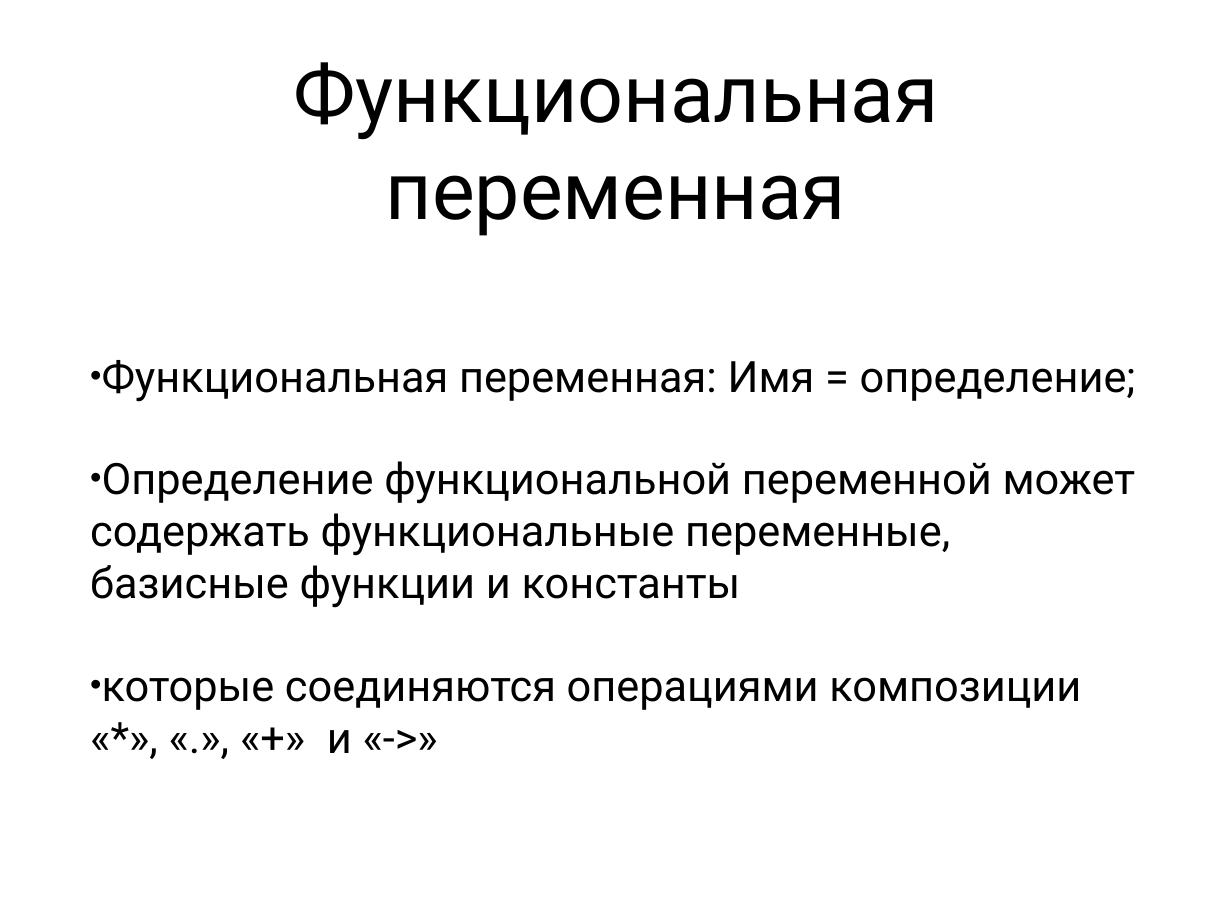
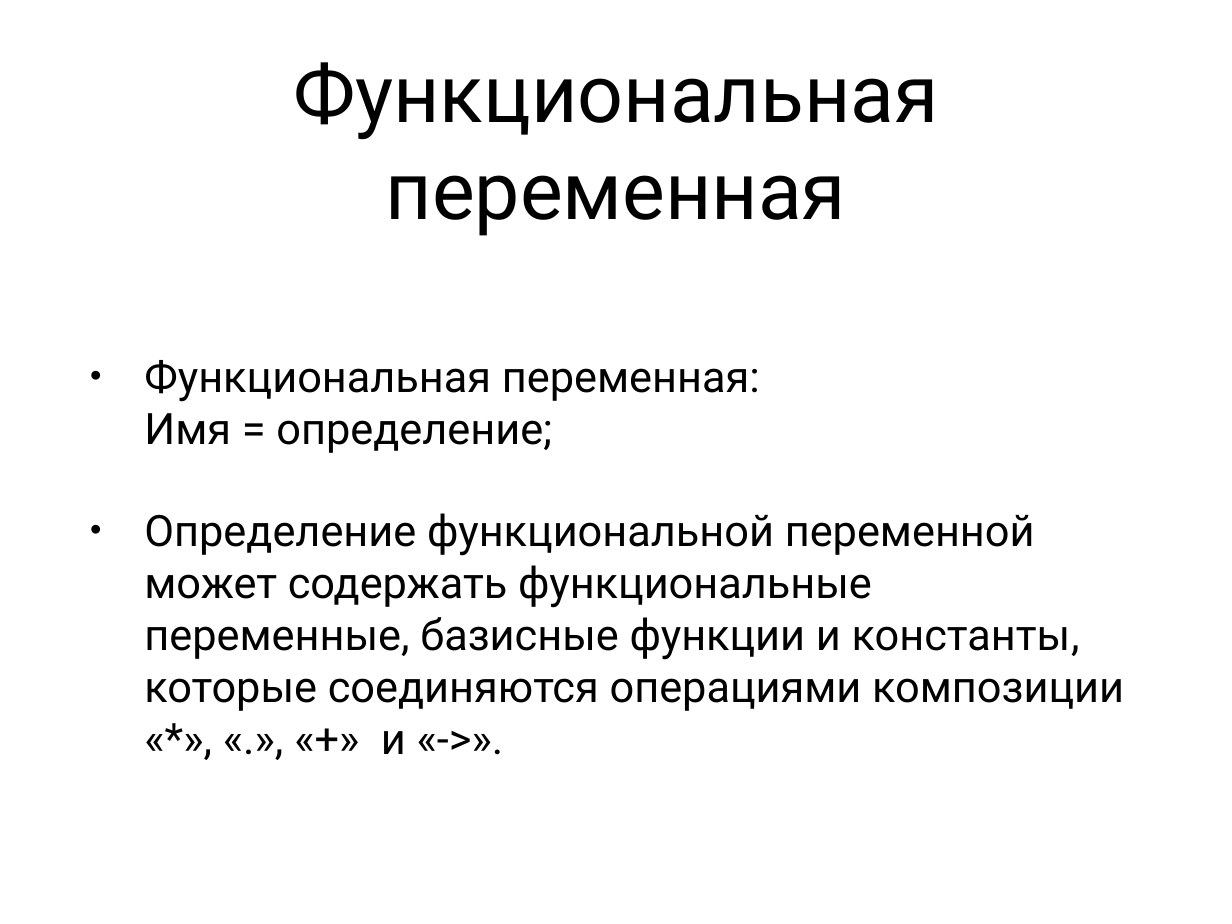
Before and after one commit to Zumisha/Parallel-Programming, a slide deck: slide 6 of Документация/fptl.ppt (slide 7 before the commit). Drawn at 1232x924 pixels with LibreOffice and Linux fonts; fonts in the diff are those of the drawing. Boxes give left, top, right and bottom in pixels: in the first picture for what was removed or moved away, otherwise in the second. Text is boxed around its words. In the diff, an @@ line names an element or a change of style, - is before the commit and + after.

```diff
--- a/Документация/fptl.ppt
+++ b/Документация/fptl.ppt
@@ text at bbox=[144, 360, 760, 453]: indent changed @@
@@ text at bbox=[144, 513, 1124, 754]: text changed @@
-• Определение функциональной переменной может содержать функциональные переменные, базисные функции и константы
-• которые соединяются операциями композиции «*», «.», «+» и «->»
+• Определение функциональной переменной может содержать функциональные переменные, базисные функции и константы, которые соединяются операциями композиции «*», «.», «+» и «->».
```
Also in this commit, not shown: 26 other slides changed, 1 slide removed, 1 other file.
